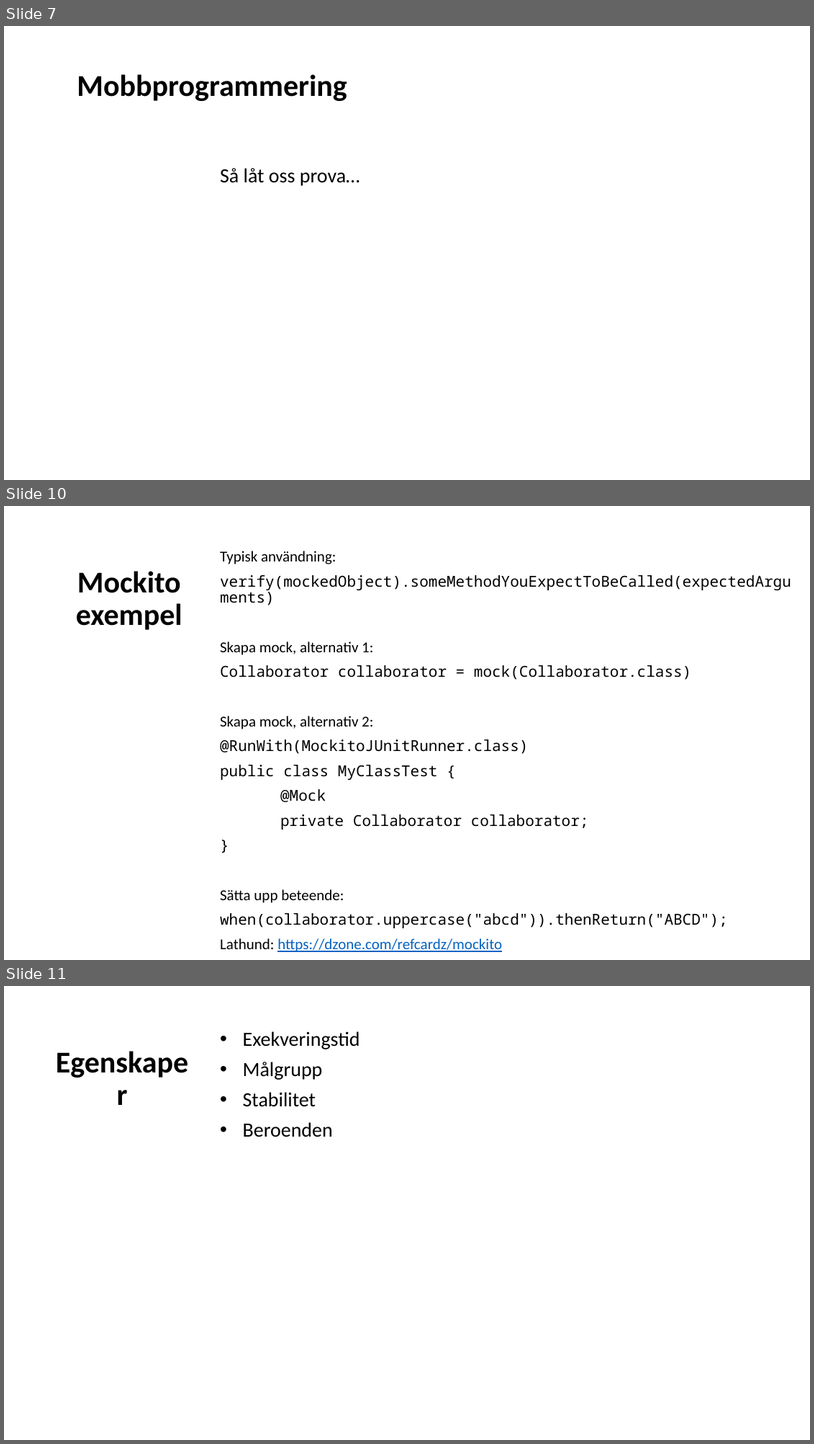
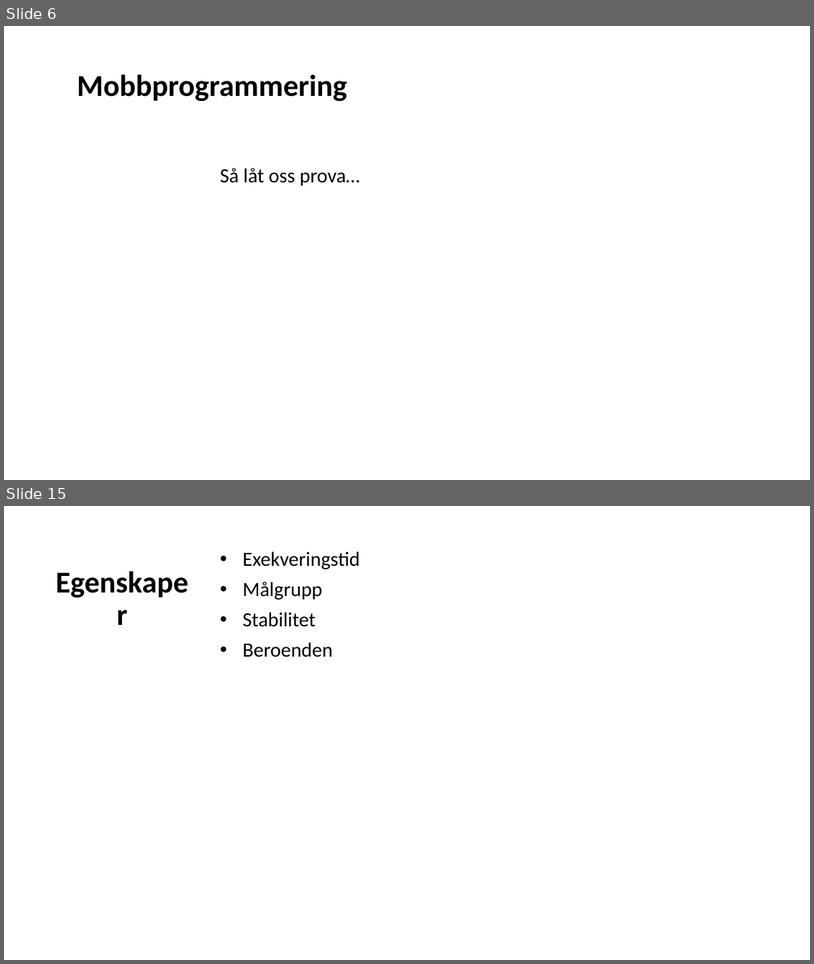
Before and after one commit to Omegapoint/tdd-lab, a slide deck: TDD-Presentation.pptx. Shown one above the other, each under a label of ours: slides 7, 10 and 11 before the commit, slides 6 and 15 after it; the slides between them are not shown. The pictures are 814x1444 and 814x964 pixels, drawn with LibreOffice and Linux fonts; fonts in the diff are those of the drawing. Boxes give left, top, right and bottom in pixels: in the first picture for what was removed or moved away, otherwise in the second. Text is boxed around its words. In the diff, an @@ line names an element or a change of style, - is before the commit and + after.

```diff
--- a/TDD-Presentation.pptx
+++ b/TDD-Presentation.pptx
@@ slide 10 removed at <box>4,506,810,960</box>, background #FFFFFF @@
@@ subtitle removed at <box>220,551,792,952</box> @@
-Typisk användning:
-verify(mockedObject).someMethodYouExpectToBeCalled(expectedArguments)
-Skapa mock, alternativ 1:
-Collaborator collaborator = mock(Collaborator.class)
-Skapa mock, alternativ 2:
-@RunWith(MockitoJUnitRunner.class)
-public class MyClassTest {
-@Mock
-private Collaborator collaborator;
-}
-Sätta upp beteende:
-when(collaborator.uppercase("abcd")).thenReturn("ABCD");
-Lathund: https://dzone.com/refcardz/mockito
@@ title removed at <box>76,571,183,630</box> @@
-Mockito exempel
@@ what was slide 7 is now slide 6 @@
@@ what was slide 11 is now slide 15 @@
```
Also in this commit, not shown: 2 slides changed, 7 slides added, 4 other slides removed, 1 other file.
